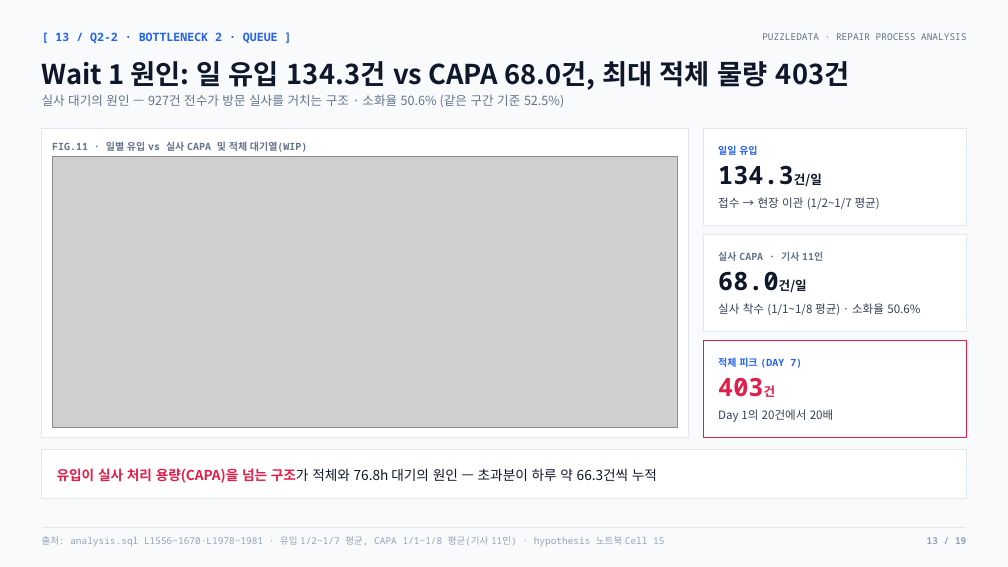
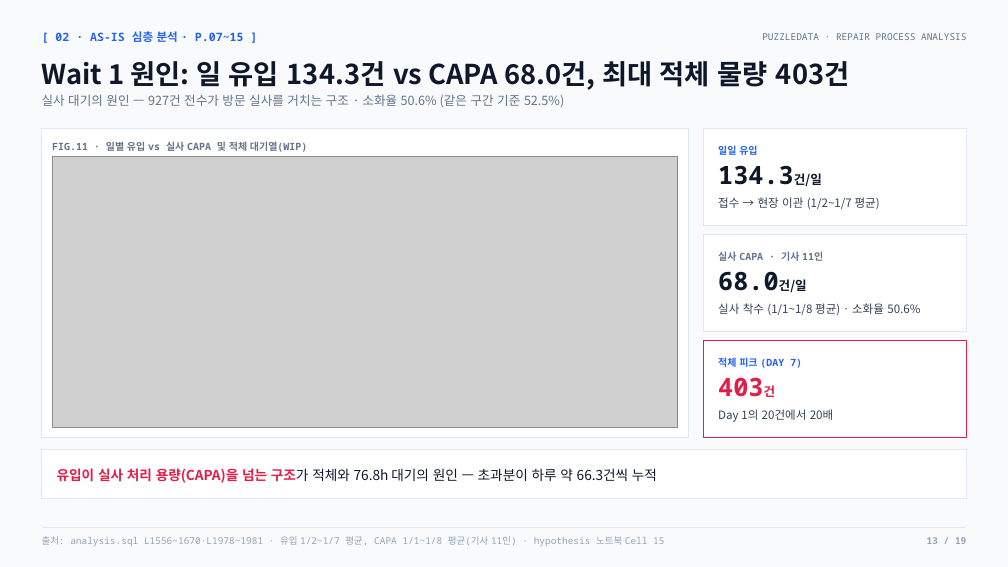
Before and after one commit to nus1245/puzzle_data, a slide deck: slide 13 of outputs/pptx/puzzledata_repair_report.pptx. Drawn at 1008x567 pixels with LibreOffice and Linux fonts; fonts in the diff are those of the drawing; grey boxes stand for pictures. Boxes give left, top, right and bottom in pixels: in the first picture for what was removed or moved away, otherwise in the second. Text is boxed around its words. In the diff, an @@ line names an element or a change of style, - is before the commit and + after.

```diff
--- a/outputs/pptx/puzzledata_repair_report.pptx
+++ b/outputs/pptx/puzzledata_repair_report.pptx
@@ text at box(55, 31, 244, 42): text changed @@
-[ 13 / Q2-2 · BOTTLENECK 2 · QUEUE ]
+[ 02 · AS-IS 심층 분석 · P.07~15 ]
```
Also in this commit, not shown: 17 other slides changed, 6 other files.
